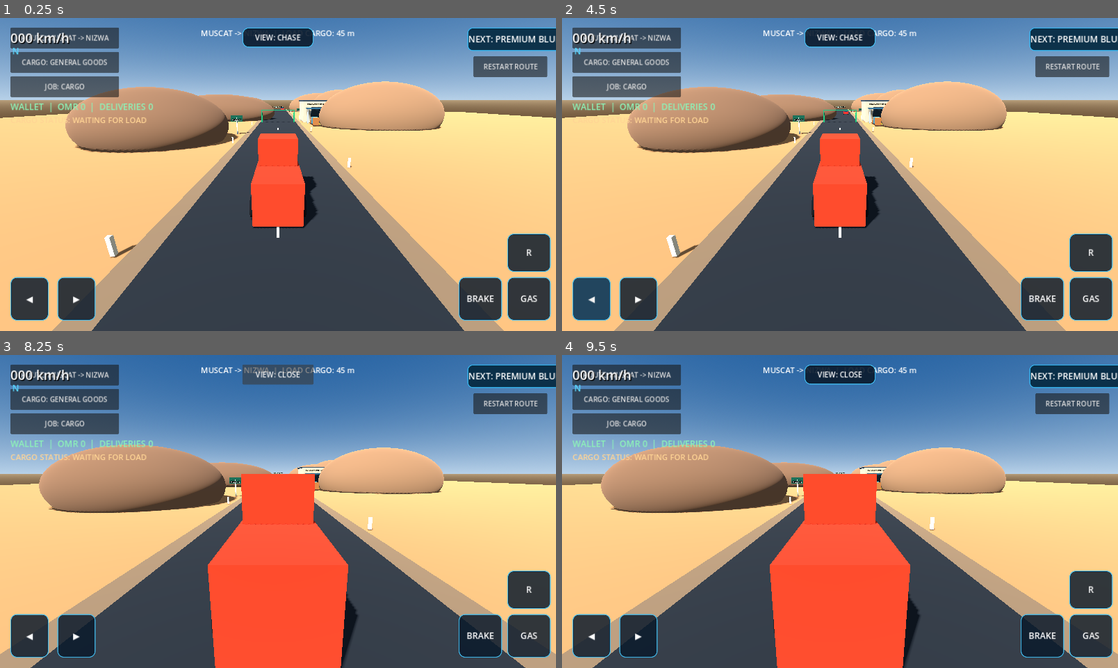
Above: before the commit, frames 1-4 (two rows, left to right).
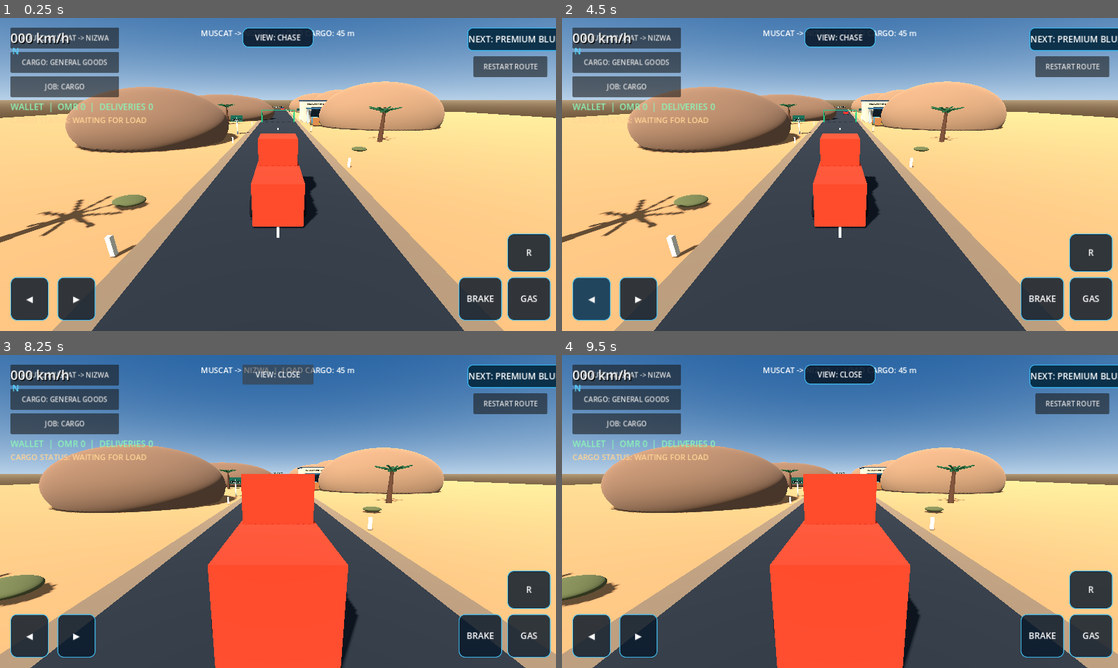
Above: after the commit, the same moments.

Repository: czz495m8zv-code/zayron-simulator
Game: Godot game, scene res://scenes/main/main.tscn
The game is run twice, just before and just after one commit, with the same random seed, the same clock (stepped at 60 frames per second) and the same inputs.
Inputs:
- Up to frame 1 (0.25 s): no input
- Up to frame 2 (4.5 s): click "RESTART ROUTE" at 0.5 s; click "RESTART ROUTE" at 1.25 s; click "RESTART ROUTE" at 2 s; click "NEXT: PREMIUM BLUE SEMI" at 2.75 s; click "NEXT: PREMIUM BLUE SEMI" at 3.5 s; click "◀" at 4.25 s
- Up to frame 3 (8.25 s): click "▶" at 5 s; click "BRAKE" at 5.75 s; click "GAS" at 6.5 s; click "R" at 7.25 s; click "VIEW: CHASE" at 8 s
- Up to frame 4 (9.5 s): click "CARGO: GENERAL GOODS" at 8.75 s

The runs differ from the first frame. In frame 1, 1.1% of the frame differs, in the area x 0-73%, y 27-72%; in frame 2, 1.1%; in frame 3, 1.0%; in frame 4, 1.0%.

Commit message:
Add Oman date palms and desert roadside vegetation

Diff:
--- a/scripts/main.gd
+++ b/scripts/main.gd
@@ -63,6 +63,7 @@
 	_mission_target = _passenger_pickup_target
 	_build_environment()
 	_build_oman_test_road()
+	_build_oman_roadside_vegetation()
 	_build_roadside_signs()
 	_build_traffic_vehicle()
 	_build_mission()
@@ -235,6 +236,66 @@
 		var marker := _make_box("RoadMarker_%02d" % i, Vector3(0.18, 0.8, 0.18), Vector3(side * 6.0, 0.4, 12.0 - float(i) * 11.0), Color(0.88, 0.84, 0.72))
 		add_child(marker)
 
+
+
+func _build_oman_roadside_vegetation() -> void:
+	for tree_index in range(6):
+		var side := -1.0 if tree_index % 2 == 0 else 1.0
+		var tree := Node3D.new()
+		tree.name = "OmanDatePalm_%02d" % tree_index
+		tree.position = Vector3(side * (12.0 + float(tree_index % 2) * 2.0), 0.0, 12.0 - float(tree_index) * 23.0)
+		add_child(tree)
+		var trunk := MeshInstance3D.new()
+		trunk.name = "PalmTrunk"
+		var trunk_mesh := CylinderMesh.new()
+		trunk_mesh.top_radius = 0.17
+		trunk_mesh.bottom_radius = 0.34
+		trunk_mesh.height = 4.5
+		trunk.mesh = trunk_mesh
+		trunk.position.y = 2.25
+		var trunk_material := StandardMaterial3D.new()
+		trunk_material.albedo_color = Color(0.34, 0.21, 0.12)
+		trunk.material_override = trunk_material
+		tree.add_child(trunk)
+		var leaf_material := StandardMaterial3D.new()
+		leaf_material.albedo_color = Color(0.13, 0.31, 0.16)
+		leaf_material.roughness = 0.9
+		for leaf_index in range(8):
+			var angle := TAU * float(leaf_index) / 8.0
+			var leaf := MeshInstance3D.new()
+			leaf.name = "PalmFrond_%d" % leaf_index
+			var leaf_mesh := BoxMesh.new()
+			leaf_mesh.size = Vector3(0.18, 0.12, 2.55)
+			leaf.mesh = leaf_mesh
+			leaf.position = Vector3(sin(angle) * 0.78, 4.25 - (0.12 if leaf_index % 2 == 0 else 0.0), cos(angle) * 0.78)
+			leaf.rotation.y = angle
+			leaf.rotation.x = -0.22
+			leaf.material_override = leaf_material
+			tree.add_child(leaf)
+		var crown := MeshInstance3D.new()
+		crown.name = "PalmCrown"
+		var crown_mesh := SphereMesh.new()
+		crown_mesh.radius = 0.34
+		crown_mesh.height = 0.58
+		crown.mesh = crown_mesh
+		crown.position.y = 4.12
+		crown.material_override = leaf_material
+		tree.add_child(crown)
+
+	for shrub_index in range(10):
+		var side := -1.0 if shrub_index % 2 == 0 else 1.0
+		var shrub := MeshInstance3D.new()
+		shrub.name = "DesertShrub_%02d" % shrub_index
+		var shrub_mesh := SphereMesh.new()
+		shrub_mesh.radius = 0.65
+		shrub_mesh.height = 0.72
+		shrub.mesh = shrub_mesh
+		shrub.scale = Vector3(1.3, 0.65, 0.9)
+		shrub.position = Vector3(side * (8.0 + float(shrub_index % 3)), 0.25, 8.0 - float(shrub_index) * 13.0)
+		var shrub_material := StandardMaterial3D.new()
+		shrub_material.albedo_color = Color(0.34, 0.35, 0.19)
+		shrub.material_override = shrub_material
+		add_child(shrub)
 
 func _build_roadside_signs() -> void:
 	for i in range(3):
